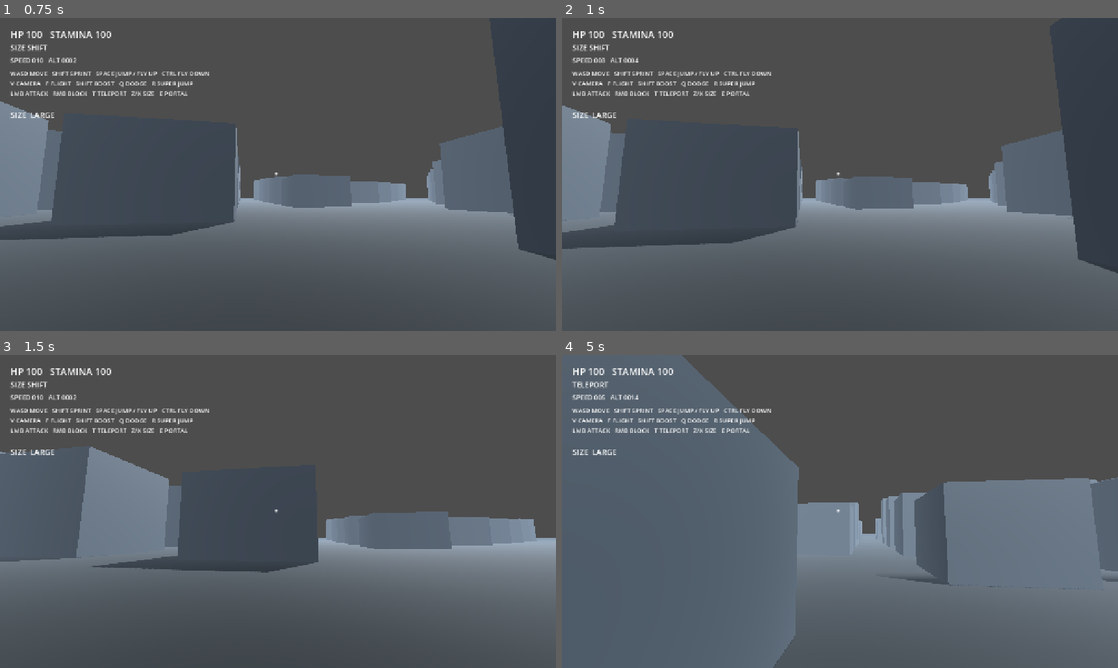
Above: before the commit, frames 1-4 (two rows, left to right).
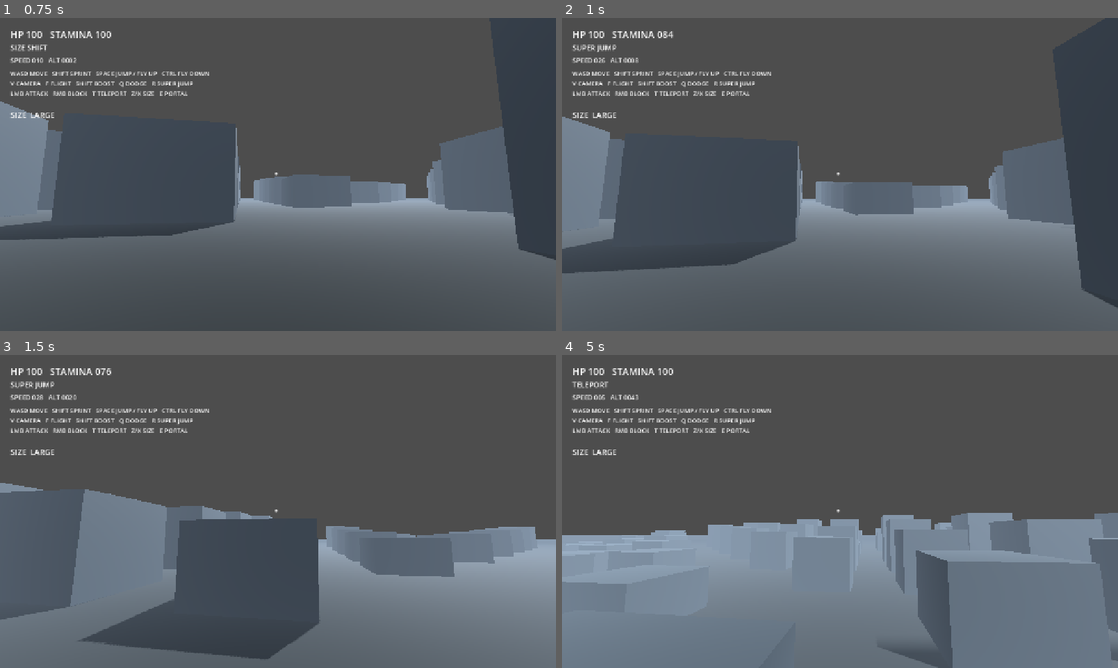
Above: after the commit, the same moments.

Repository: johnhenrystoney25/aeris
Game: Godot game, scene res://scenes/main/main.tscn
Same seed, same stepped clock (60 frames per second), same inputs: the game is played once before the commit and once after it.
Inputs (mouse positions are in pixels of both pictures, inside the frame that each line leads up to):
- Up to frame 1 (0.75 s): tap Enter at 0.5 s; move the mouse to (305, 174) at 0.52 s; hold X (ability_size_up) from 0.53 s (still down); hold Space (jump) from 0.53 s (still down); click (305, 174) at 0.67 s
- Up to frame 2 (1 s): keep holding X (ability_size_up); keep holding Space (jump); tap R (super_jump, bound only after the commit) at 0.8 s
- Up to frame 3 (1.5 s): keep holding X (ability_size_up); move the mouse to (250, 511) at 1.27 s; release Space (jump) at 1.28 s; tap R (super_jump, bound only after the commit) at 1.35 s
- Up to frame 4 (5 s): keep holding X (ability_size_up); tap Space (jump) at 1.52, 1.55, 1.82, 3.02, 3.05, 3.32, 3.77, 4.07, 4.52, 4.55, 4.82 s; move the mouse to (851, 505) at 2.02 s; tap F (ability_flight) at 2.1 s; tap R (super_jump, bound only after the commit) at 2.3, 3.8 s; move the mouse to (834, 517) at 2.77 s; tap T (ability_teleport) at 2.85 s; click (834, 517) at 2.92 s; move the mouse to (878, 514) at 3.52 s; click (878, 514) at 3.6 s; move the mouse to (795, 508) at 4.27 s; right-click (795, 508) at 4.35 s

Frame 1 is identical in both runs. In frame 2, 5.8% of the frame differs, in the area x 0-100%, y 0-93%; in frame 3, 31%; in frame 4, 52%, in the area x 0-100%, y 0-100%.
Error in both runs: Trying to assign value of type 'CPUParticles3D' to a variable of type 'GPUParticles3D'. (res://scripts/player/player.gd:40)

Commit message:
Add explicit flight, boost and super-jump controls

Diff:
--- a/scripts/bootstrap.gd
+++ b/scripts/bootstrap.gd
@@ -7,6 +7,9 @@
     _ensure_action("move_right", [KEY_D, KEY_RIGHT])
     _ensure_action("jump", [KEY_SPACE])
     _ensure_action("sprint", [KEY_SHIFT])
+    _ensure_action("flight_boost", [KEY_SHIFT])
+    _ensure_action("flight_down", [KEY_CTRL])
+    _ensure_action("super_jump", [KEY_R])
     _ensure_action("toggle_camera", [KEY_V])
     _ensure_action("attack", [MOUSE_BUTTON_LEFT])
     _ensure_action("block", [MOUSE_BUTTON_RIGHT])
